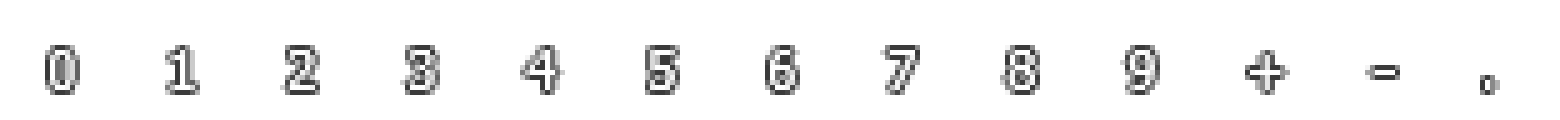
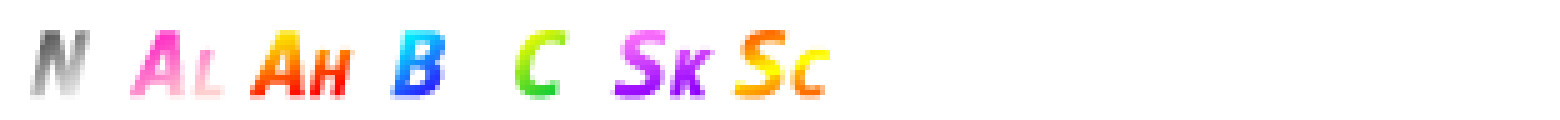
Before/after of a 1560×120 layered artwork. What changed in the layer stack:
added group "cancel" with 7 layers above "-0" over [30,30,830,100]
added layer "N" in group "cancel" over [30,30,90,100]
added layer "C" (2nd of 2, in "cancel") in group "cancel" over [515,30,570,100]
added layer "B" (2nd of 2, in "cancel") in group "cancel" over [390,30,445,100]
added layer "Ah" in group "cancel" over [250,30,355,100]
added layer "Al" in group "cancel" over [130,30,225,100]
added layer "Sk" in group "cancel" over [610,30,715,100]
added layer "Sc" in group "cancel" over [730,30,830,100]
hid group "tahoma 11" (4 layers) over [50,50,1495,90]
